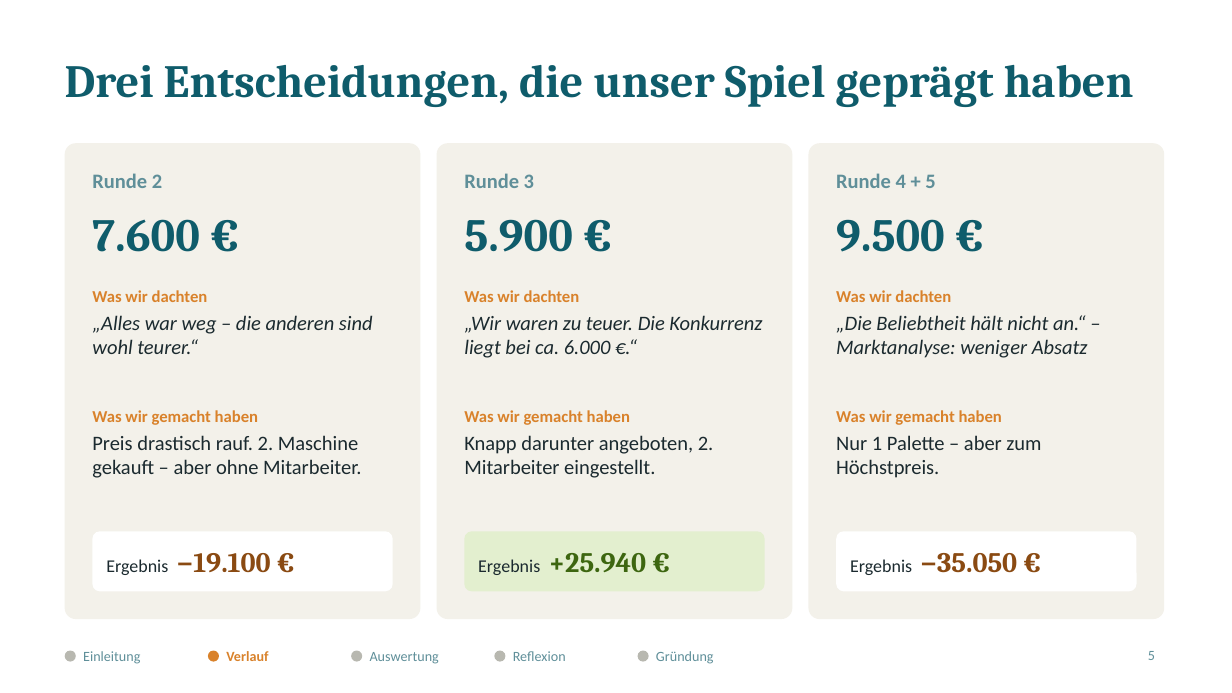
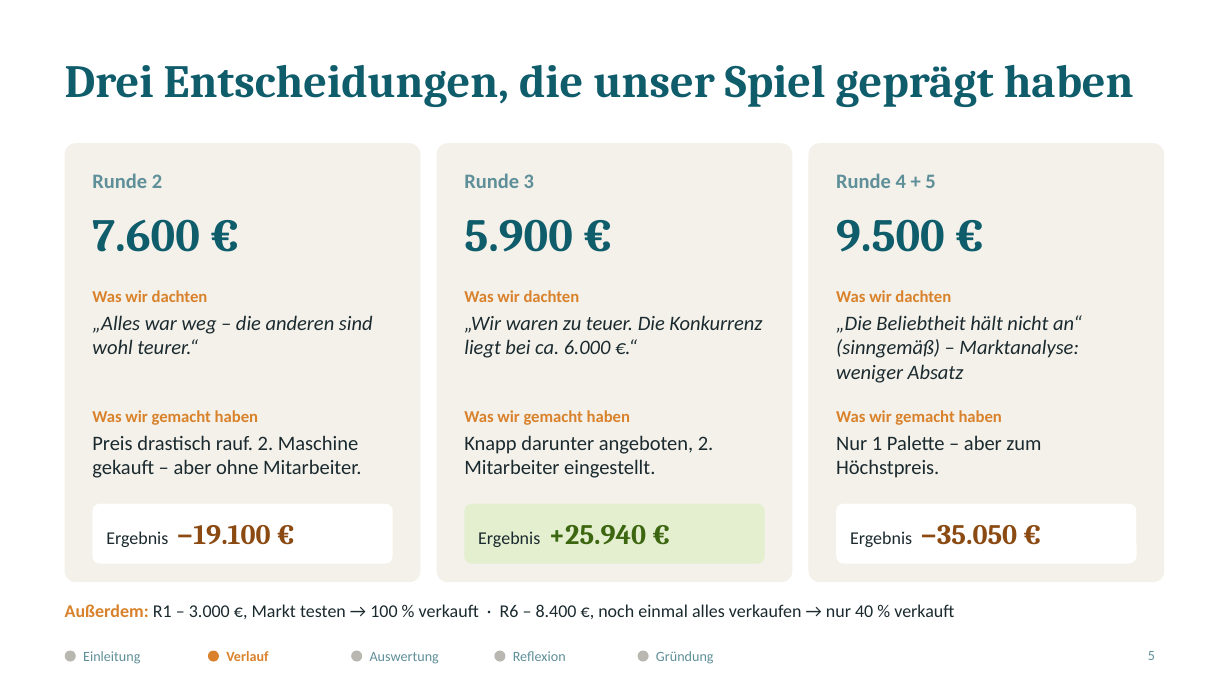
Before and after one commit to jofy0002/claude-workspace, a slide deck: slide 5 of endpraesentation/Elbharz_Endpraesentation.pptx. Drawn at 1232x693 pixels with LibreOffice and Linux fonts; fonts in the diff are those of the drawing. Boxes give left, top, right and bottom in pixels: in the first picture for what was removed or moved away, otherwise in the second. Text is boxed around its words. In the diff, an @@ line names an element or a change of style, - is before the commit and + after.

```diff
--- a/endpraesentation/Elbharz_Endpraesentation.pptx
+++ b/endpraesentation/Elbharz_Endpraesentation.pptx
@@ rounded rectangle resized from (x1=65, y1=143, x2=421, y2=619) to (x1=65, y1=143, x2=421, y2=582) @@
@@ rounded rectangle resized from (x1=436, y1=143, x2=792, y2=619) to (x1=436, y1=143, x2=792, y2=582) @@
@@ rounded rectangle resized from (x1=809, y1=143, x2=1165, y2=619) to (x1=809, y1=143, x2=1165, y2=582) @@
@@ text at (x1=836, y1=315, x2=1082, y2=383): text changed @@
-„Die Beliebtheit hält nicht an.“ – Marktanalyse: weniger Absatz
+„Die Beliebtheit hält nicht an“ (sinngemäß) – Marktanalyse: weniger Absatz
@@ 3 texts, 3 rounded rectangles moved together from (x1=92, y1=531, x2=1137, y2=592) to (x1=92, y1=504, x2=1137, y2=564) @@
@@ text added at (x1=65, y1=604, x2=954, y2=617), 14 pt, text #1B2A2F @@
+Außerdem: R1 – 3.000 €, Markt testen → 100 % verkauft · R6 – 8.400 €, noch einmal alles verkaufen → nur 40 % verkauft
```
Also in this commit, not shown: 6 other slides changed, 6 other files.
